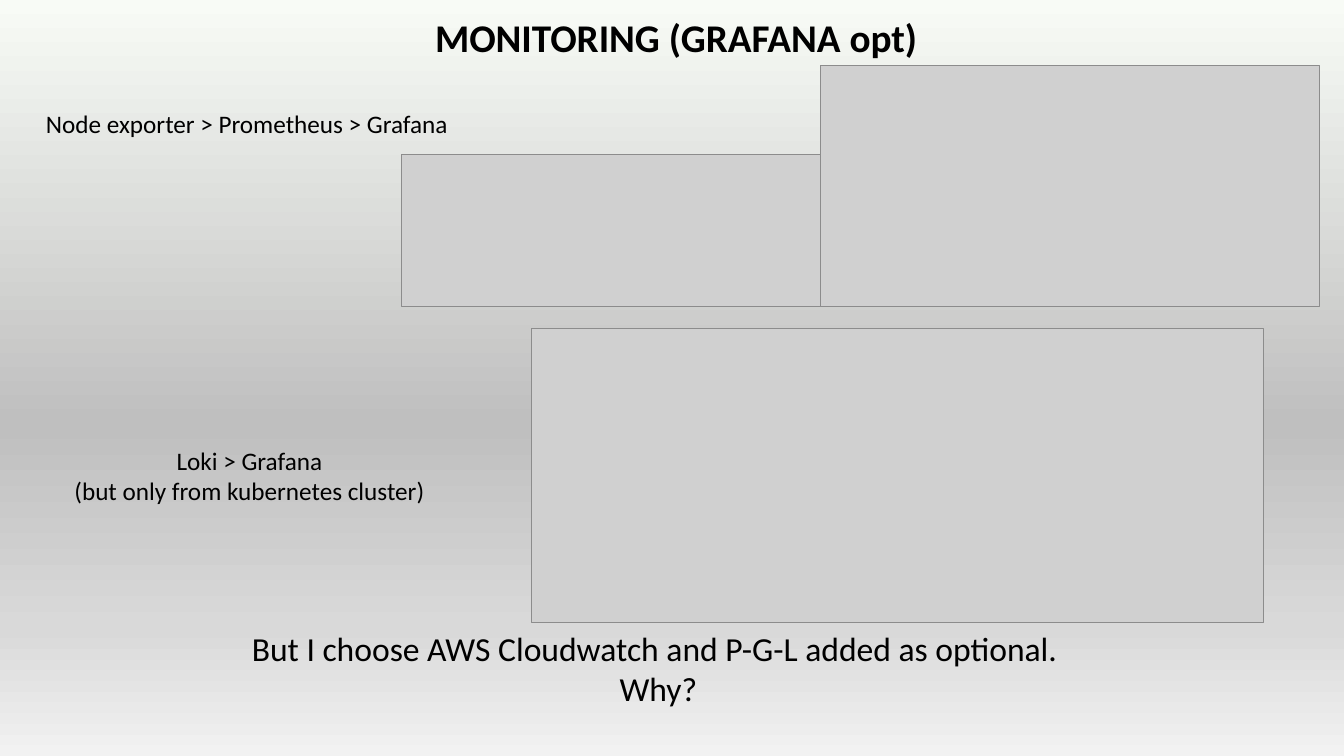
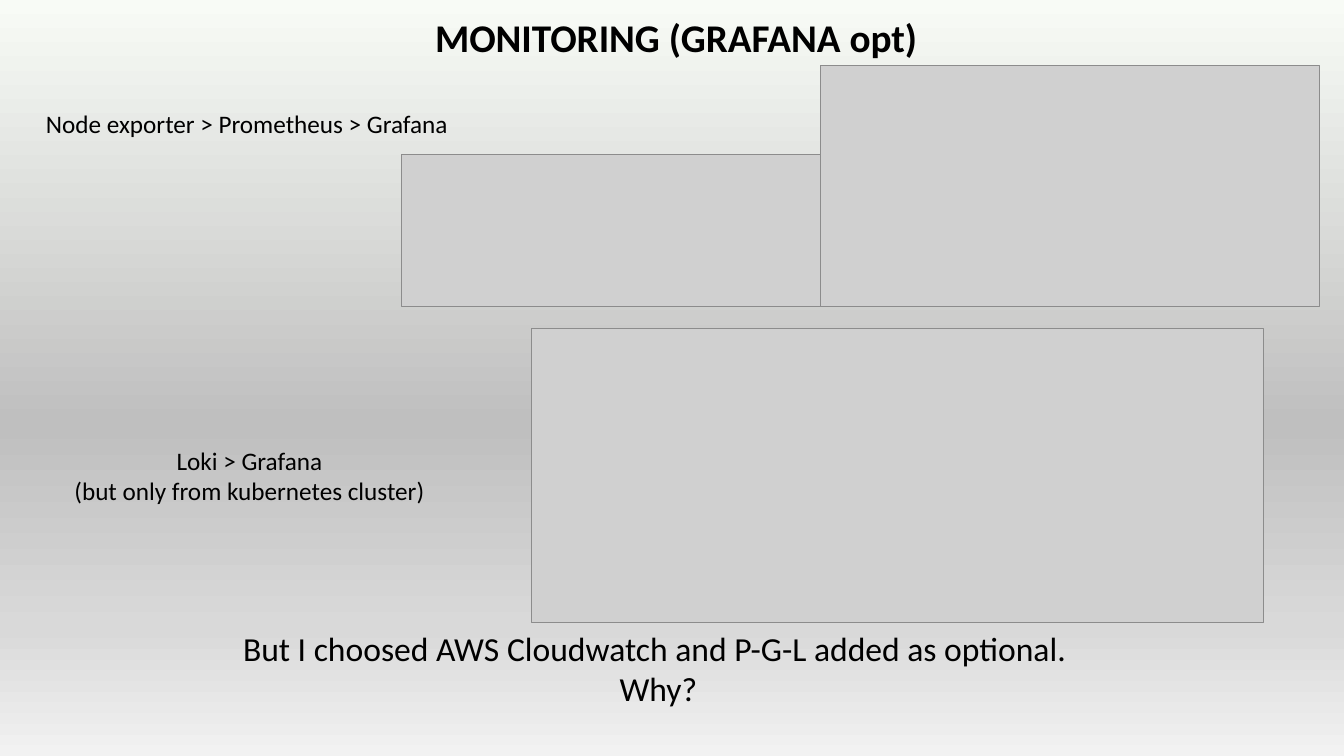
Before and after one commit to runalsh/epam-devops-aws, a slide deck: slide 14 of pres.pptx. Drawn at 1344x756 pixels with LibreOffice and Linux fonts; fonts in the diff are those of the drawing; grey boxes stand for pictures. Boxes give left, top, right and bottom in pixels: in the first picture for what was removed or moved away, otherwise in the second. Text is boxed around its words. In the diff, an @@ line names an element or a change of style, - is before the commit and + after.

```diff
--- a/pres.pptx
+++ b/pres.pptx
@@ text "But I choosed AWS Cloudwatch ...": place and size @@
-text "But I choosed AWS Cloudwatch ..." at <box>252,637,1057,707</box>
+text "But I choosed AWS Cloudwatch ..." at <box>243,637,1066,707</box>
@@ text at <box>243,637,1066,667</box>: text changed @@
-But I choose AWS Cloudwatch and P-G-L added as optional.
+But I choosed AWS Cloudwatch and P-G-L added as optional.
```
Also in this commit, not shown: 2 other slides changed, 1 other file.
